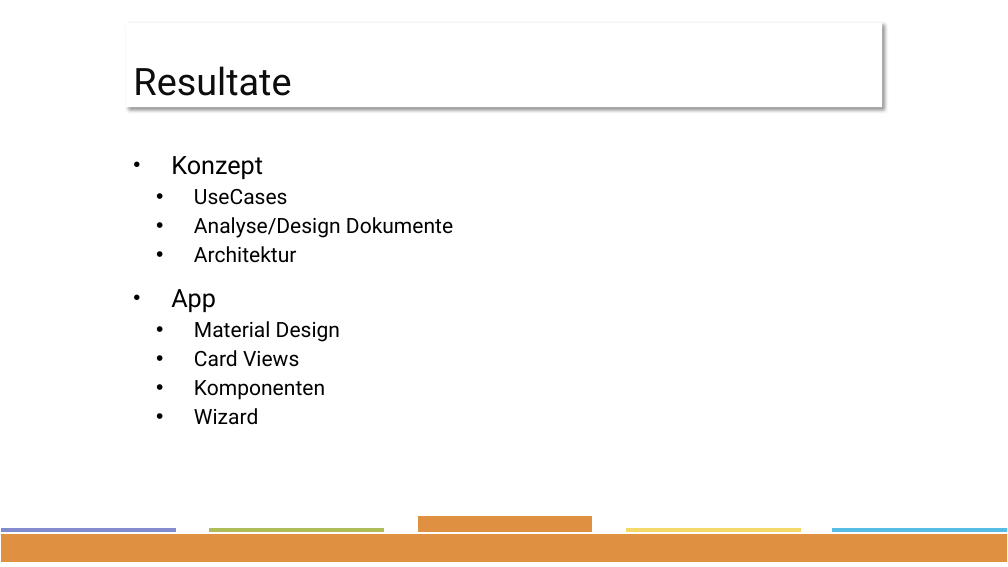
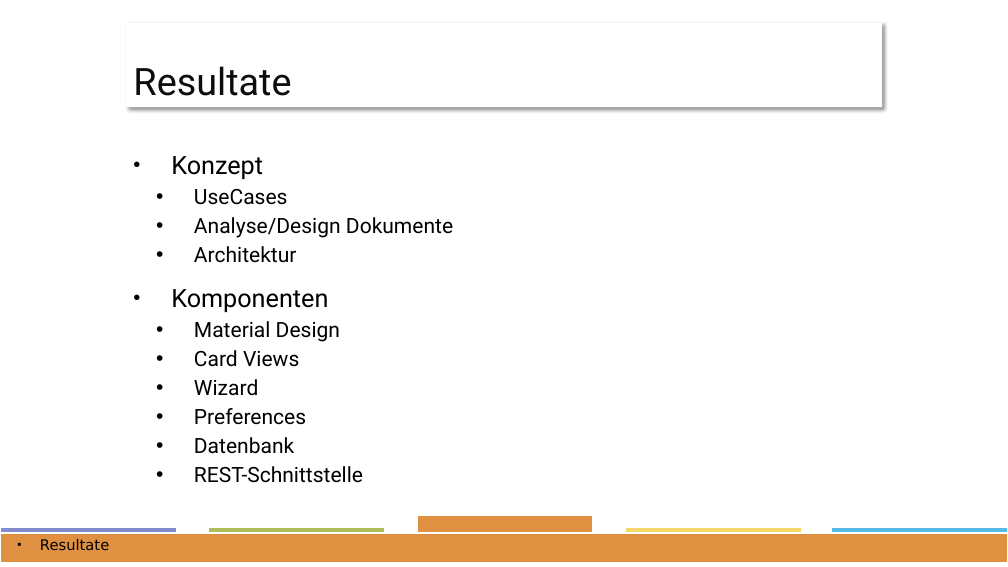
Before and after one commit to ffhsAndroidDenisTobias/androidProject, a slide deck: slide 8 of docs/Präsentation/Project-Presentation.pptx. Drawn at 1008x567 pixels with LibreOffice and Linux fonts; fonts in the diff are those of the drawing. Boxes give left, top, right and bottom in pixels: in the first picture for what was removed or moved away, otherwise in the second. Text is boxed around its words. In the diff, an @@ line names an element or a change of style, - is before the commit and + after.

```diff
--- a/docs/Präsentation/Project-Presentation.pptx
+++ b/docs/Präsentation/Project-Presentation.pptx
@@ text at [171,289,216,312]: text changed @@
-• App
+• Komponenten
@@ text at [194,380,325,400]: paragraph removed @@
-  • Komponenten
@@ text at [194,408,363,483]: paragraphs added @@
+  • Preferences
+  • Datenbank
+  • REST-Schnittstelle
@@ text added at [40,539,109,551], 14 pt, text #000000 @@
+▪ Resultate
```
Also in this commit, not shown: 14 other slides changed, 1 slide added.
